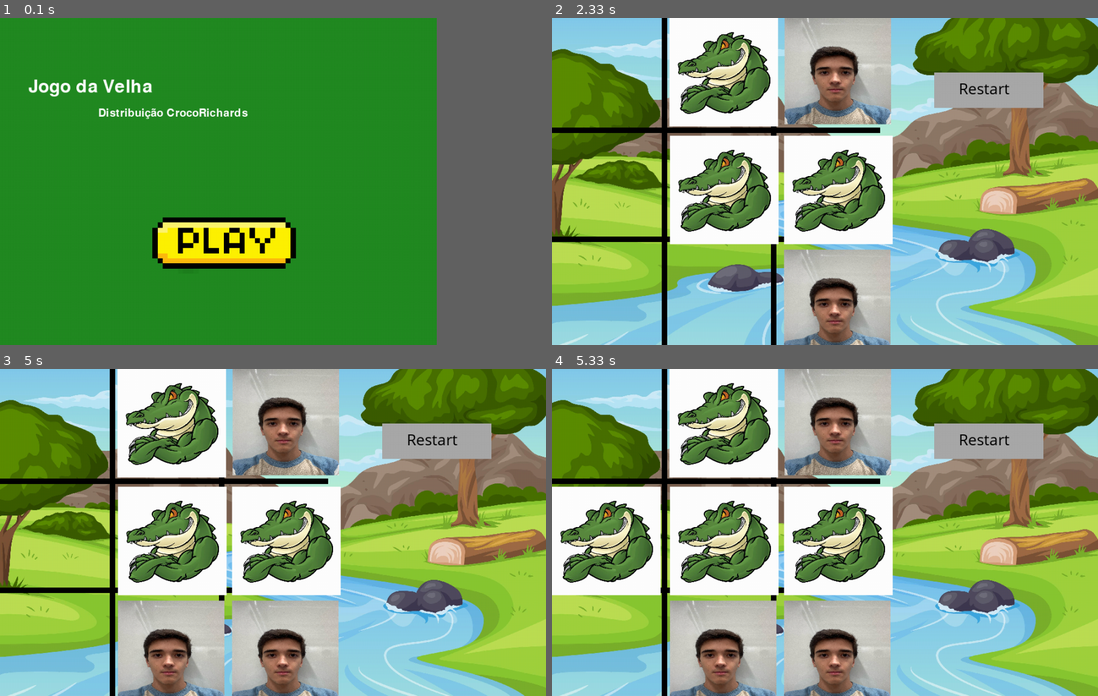
Above: before the commit, frames 1-4 (two rows, left to right).
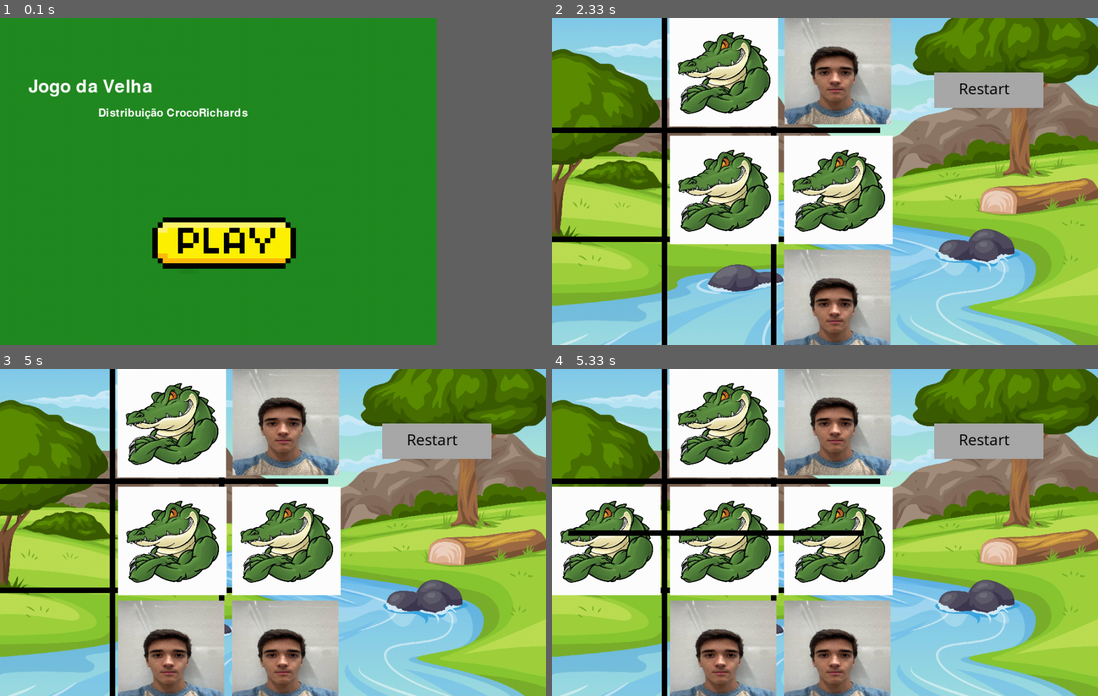
Above: after the commit, the same moments.

Repository: joaovcalmeida/Jogo-do-Velha-Croco
Game: pygame game, started from jogo.py
The game is run twice, just before and just after one commit, with the same random seed, the same clock (stepped at 60 frames per second) and the same inputs.
Inputs (mouse positions are in pixels of both pictures, inside the frame that each line leads up to):
- Up to frame 1 (0.1 s): no input
- Up to frame 2 (2.33 s): press the mouse at (775, 263) at 0.37 s; move the mouse to (797, 178) at 0.47 s; release the mouse at (825, 93) at 0.6 s; press the mouse at (721, 188) at 0.7 s; move the mouse to (841, 204) at 0.8 s; release the mouse at (956, 220) at 0.93 s; click (890, 299) at 1.05 s; click (775, 63) at 1.38 s; click (825, 63) at 1.72 s; click (825, 207) at 2.05 s
- Up to frame 3 (5 s): click (136, 637) at 2.38 s
- Up to frame 4 (5.33 s): click (644, 496) at 5.12 s

Frames 1-3 are identical in both runs. In frame 4, 0.9% of the frame differs, in the area x 3-58%, y 49-52%.

Commit message:
atualizando

Diff:
--- a/game.py
+++ b/game.py
@@ -10,8 +10,8 @@
 
 
 # Initializing window
-window = pygame.display.set_mode((1000, 600))
-window.fill(WHITE)
+# window = pygame.display.set_mode((1000, 600))
+# window.fill(WHITE)
 
 
 board_array = [['n', 'n', 'n'],
@@ -54,15 +54,15 @@
     return click_on_off,click_ult_status,x,y
 
 
-def draw_celula(window,board_array):
-    for n in range(3):
-        for nn in range(3):
-            if board_array[nn][n] == 'x':
-                jogador_x(window,n,nn)
-            elif board_array [nn][n] == "o":
-                jogador_o(window,n,nn)
-            else:
-                pass
+# def draw_celula(window,board_array):
+#     for n in range(3):
+#         for nn in range(3):
+#             if board_array[nn][n] == 'x':
+#                 jogador_x(window,n,nn)
+#             elif board_array [nn][n] == "o":
+#                 jogador_o(window,n,nn)
+#             else:
+#                 pass
 
 def board_array_data(board_array,X_or_O_turn, end_game,x,y):
     if x<3 and y<3:
--- a/game_screen.py
+++ b/game_screen.py
@@ -59,6 +59,7 @@
 
     window.blit(background,(0,0))
 
+    jogando = True
     lista = [True] * 9
     i = 0
     while True:
@@ -76,113 +77,132 @@
                 # Criando o jogador1 na posição x = 10 y = 10
 
                 #pygame.draw.line(window, BLACK,(205,0),(205,600),10)
-                if lista[0] == True and x_mouse < 205 and y_mouse < 205:
-                    x = 0
-                    y = 0
-                    jogador1 = Jogador1(assets[CROCO_IMG], x, y)
-                    jogador2 = Jogador2(assets[PESSOA_IMG],x,y)
-                    if i ==0 or i % 2 == 0 :
-                        all_sprites.add(jogador1)
-                    else:
-                        all_sprites.add(jogador2)
-                    i+=1
-                    lista [0] = False
-
-                if lista[1] == True and  205 < x_mouse < 425 and y_mouse < 205:
-                    x = 215
-                    y = 0
-                    jogador1 = Jogador1(assets[CROCO_IMG], x, y)
-                    jogador2 = Jogador2(assets[PESSOA_IMG],x,y)
-                    if i ==0 or i % 2 == 0 :
-                        all_sprites.add(jogador1)
-                    else:
-                        all_sprites.add(jogador2)
-                    i+=1
-                    lista[1] = False
-
-                if lista[2] == True and x_mouse > 425 and y_mouse < 205:
-                    x = 426
-                    y = 0
-                    jogador1 = Jogador1(assets[CROCO_IMG], x, y)
-                    jogador2 = Jogador2(assets[PESSOA_IMG],x,y)
-                    if i ==0 or i % 2 == 0 :
-                        all_sprites.add(jogador1)
-                    else:
-                        all_sprites.add(jogador2)
-                    i+=1
-                    lista[2] = False
-
-                if lista[3] == True and x_mouse < 205 and 425 > y_mouse > 205:
-                    x = 0
-                    y = 216
-                    jogador1 = Jogador1(assets[CROCO_IMG], x, y)
-                    jogador2 = Jogador2(assets[PESSOA_IMG],x,y)
-                    if i ==0 or i % 2 == 0 :
-                        all_sprites.add(jogador1)
-                    else:
-                        all_sprites.add(jogador2)
-                    i+=1
-                    lista[3] = False
-
-                if lista[4] == True and 205 < x_mouse < 425 and 425 > y_mouse > 205:
-                    x = 216
-                    y = 216
-                    jogador1 = Jogador1(assets[CROCO_IMG], x, y)
-                    jogador2 = Jogador2(assets[PESSOA_IMG],x,y)
-                    if i ==0 or i % 2 == 0 :
-                        all_sprites.add(jogador1)
-                    else:
-                        all_sprites.add(jogador2)
-                    i+=1
-                    lista[4] = False
-
-                if lista[5] == True and x_mouse > 425 and 425 > y_mouse > 205:
-                    x = 425
-                    y = 216
-                    jogador1 = Jogador1(assets[CROCO_IMG], x, y)
-                    jogador2 = Jogador2(assets[PESSOA_IMG],x,y)
-                    if i ==0 or i % 2 == 0 :
-                        all_sprites.add(jogador1)
-                    else:
-                        all_sprites.add(jogador2)
-                    i+=1
-                    lista[5] = False
-
-                if lista[6] == True and x_mouse < 205 and y_mouse > 425:
-                    x = 0
-                    y = 425
-                    jogador1 = Jogador1(assets[CROCO_IMG], x, y)
-                    jogador2 = Jogador2(assets[PESSOA_IMG],x,y)
-                    if i ==0 or i % 2 == 0 :
-                        all_sprites.add(jogador1)
-                    else:
-                        all_sprites.add(jogador2)
-                    i+=1
-                    lista[6] = False
-
-                if lista[7] == True and 205 < x_mouse < 425 and y_mouse > 425:
-                    x = 216
-                    y = 425
-                    jogador1 = Jogador1(assets[CROCO_IMG], x, y)
-                    jogador2 = Jogador2(assets[PESSOA_IMG],x,y)
-                    if i ==0 or i % 2 == 0 :
-                        all_sprites.add(jogador1)
-                    else:
-                        all_sprites.add(jogador2)
-                    i+=1
-                    lista[7] = False
-
-                if lista[8] == True and x_mouse > 425 and y_mouse > 425:
-                    x = 425
-                    y = 425
-                    jogador1 = Jogador1(assets[CROCO_IMG], x, y)
-                    jogador2 = Jogador2(assets[PESSOA_IMG],x,y)
-                    if i ==0 or i % 2 == 0 :
-                        all_sprites.add(jogador1)
-                    else:
-                        all_sprites.add(jogador2)
-                    i+=1
-                    lista[8] = False
+                if jogando == True:
+                    if lista[0] == True and x_mouse < 205 and y_mouse < 205:
+                        x = 0
+                        y = 0
+                        jogador1 = Jogador1(assets[CROCO_IMG], x, y)
+                        jogador2 = Jogador2(assets[PESSOA_IMG],x,y)
+                        if i ==0 or i % 2 == 0 :
+                            all_sprites.add(jogador1)
+                            board_array [0][0] = 'x'
+                        else:
+                            all_sprites.add(jogador2)
+                            board_array [0][0] = 'o'
+                        i+=1
+                        lista [0] = False
+
+                    if lista[1] == True and  205 < x_mouse < 425 and y_mouse < 205:
+                        x = 215
+                        y = 0
+                        jogador1 = Jogador1(assets[CROCO_IMG], x, y)
+                        jogador2 = Jogador2(assets[PESSOA_IMG],x,y)
+                        if i ==0 or i % 2 == 0 :
+                            all_sprites.add(jogador1)
+                            board_array [0][1] = 'x'
+                        else:
+                            all_sprites.add(jogador2)
+                            board_array [0][1] = 'o'
+                        i+=1
+                        lista[1] = False
+
+                    if lista[2] == True and x_mouse > 425 and y_mouse < 205:
+                        x = 426
+                        y = 0
+                        jogador1 = Jogador1(assets[CROCO_IMG], x, y)
+                        jogador2 = Jogador2(assets[PESSOA_IMG],x,y)
+                        if i ==0 or i % 2 == 0 :
+                            all_sprites.add(jogador1)
+                            board_array [0][2] = 'x'
+                        else:
+                            all_sprites.add(jogador2)
+                            board_array [0][2] = 'o'
+                        i+=1
+                        lista[2] = False
+
+                    if lista[3] == True and x_mouse < 205 and 425 > y_mouse > 205:
+                        x = 0
+                        y = 216
+                        jogador1 = Jogador1(assets[CROCO_IMG], x, y)
+                        jogador2 = Jogador2(assets[PESSOA_IMG],x,y)
+                        if i ==0 or i % 2 == 0 :
+                            all_sprites.add(jogador1)
+                            board_array [1][0] = 'x'
+                        else:
+                            all_sprites.add(jogador2)
+                            board_array [1][0] = 'o'
+                        i+=1
+                        lista[3] = False
+
+                    if lista[4] == True and 205 < x_mouse < 425 and 425 > y_mouse > 205:
+                        x = 216
+                        y = 216
+                        jogador1 = Jogador1(assets[CROCO_IMG], x, y)
+                        jogador2 = Jogador2(assets[PESSOA_IMG],x,y)
+                        if i ==0 or i % 2 == 0 :
+                            all_sprites.add(jogador1)
+                            board_array [1][1] = 'x'
+                        else:
+                            all_sprites.add(jogador2)
+                            board_array [1][1] = 'o'
+                        i+=1
+                        lista[4] = False
+
+                    if lista[5] == True and x_mouse > 425 and 425 > y_mouse > 205:
+                        x = 425
+                        y = 216
+                        jogador1 = Jogador1(assets[CROCO_IMG], x, y)
+                        jogador2 = Jogador2(assets[PESSOA_IMG],x,y)
+                        if i ==0 or i % 2 == 0 :
+                            all_sprites.add(jogador1)
+                            board_array [1][2] = 'x'
+                        else:
+                            all_sprites.add(jogador2)
+                            board_array [1][2] = 'o'
+                        i+=1
+                        lista[5] = False
+
+                    if lista[6] == True and x_mouse < 205 and y_mouse > 425:
+                        x = 0
+                        y = 425
+                        jogador1 = Jogador1(assets[CROCO_IMG], x, y)
+                        jogador2 = Jogador2(assets[PESSOA_IMG],x,y)
+                        if i ==0 or i % 2 == 0 :
+                            all_sprites.add(jogador1)
+                            board_array [2][0] = 'x'
+                        else:
+                            all_sprites.add(jogador2)
+                            board_array [2][0] = 'o'
+                        i+=1
+                        lista[6] = False
+
+                    if lista[7] == True and 205 < x_mouse < 425 and y_mouse > 425:
+                        x = 216
+                        y = 425
+                        jogador1 = Jogador1(assets[CROCO_IMG], x, y)
+                        jogador2 = Jogador2(assets[PESSOA_IMG],x,y)
+                        if i ==0 or i % 2 == 0 :
+                            all_sprites.add(jogador1)
+                            board_array [2][1] = 'x'
+                        else:
+                            all_sprites.add(jogador2)
+                            board_array [2][1] = 'o'
+                        i+=1
+                        lista[7] = False
+
+                    if lista[8] == True and x_mouse > 425 and y_mouse > 425:
+                        x = 425
+                        y = 425
+                        jogador1 = Jogador1(assets[CROCO_IMG], x, y)
+                        jogador2 = Jogador2(assets[PESSOA_IMG],x,y)
+                        if i ==0 or i % 2 == 0 :
+                            all_sprites.add(jogador1)
+                            board_array [2][2] = 'x'
+                        else:
+                            all_sprites.add(jogador2)
+                            board_array [2][2] = 'o'
+                        i+=1
+                        lista[8] = False
 
 
 
@@ -199,9 +219,12 @@
         #Jogo
         tabuleiro_jogo(window)
         click_on_off,click_ult_status,click_posicao_x,click_posicao_y = logica_click(click,mouse,click_on_off,click_ult_status,click_posicao_x,click_posicao_y)
-        draw_celula(window,board_array)
+        # draw_celula(window,board_array)
         board_array,X_or_O_turn = board_array_data(board_array,X_or_O_turn, end_game,click_posicao_x,click_posicao_y)
+        all_sprites.draw(window) #desenhando o jogador1
         end_game, X_or_O_turn = win_line(window,board_array,end_game,X_or_O_turn)
+        if end_game == 1:
+            jogando = False
         restart_button(window)
 
         #Clique último status
@@ -211,6 +234,5 @@
         else:
             click_ult_status = 0
 
-        #desenhando o jogador1
-        all_sprites.draw(window)
+
         pygame.display.update()
